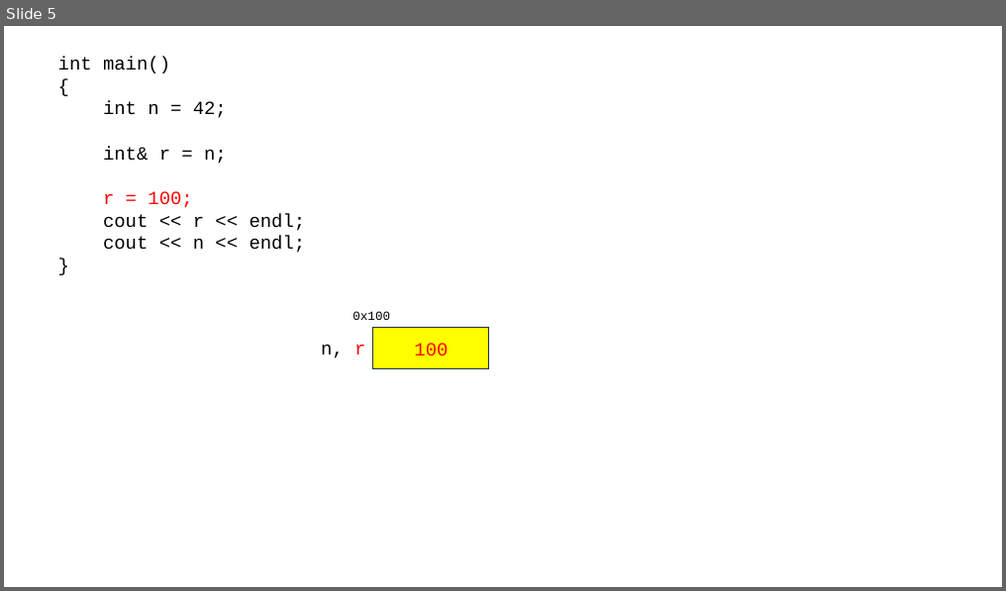
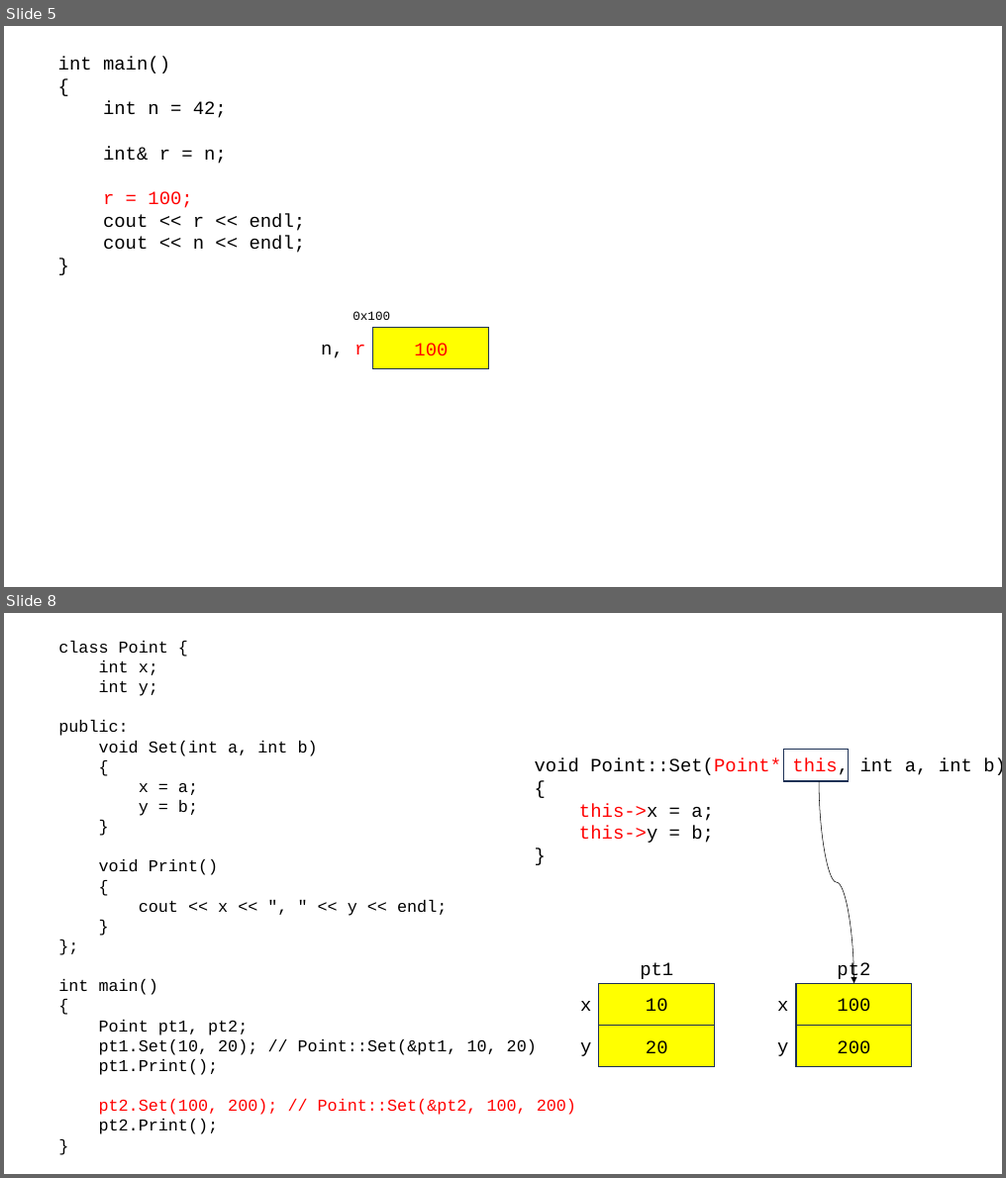
Before and after one commit to loopinf/cpp_230619, a slide deck: 230619.pptx. Shown one above the other, each under a label of ours: slide 5 before the commit, slides 5 and 8 after it; the slides between them are not shown. The pictures are 1006x591 and 1006x1178 pixels, drawn with LibreOffice and Linux fonts; fonts in the diff are those of the drawing. Boxes give left, top, right and bottom in pixels: in the first picture for what was removed or moved away, otherwise in the second. Text is boxed around its words. In the diff, an @@ line names an element or a change of style, - is before the commit and + after.

```diff
--- a/230619.pptx
+++ b/230619.pptx
@@ slide 8 added at bbox=[4, 613, 1002, 1174], background #FFFFFF @@
@@ text added at bbox=[58, 641, 576, 1135], 16 pt, text #000000 @@
+class Point {
+int x;
+int y;
+public:
+void Set(int a, int b)
+{
+x = a;
+y = b;
+}
+void Print()
+{
+cout << x << ", " << y << endl;
+}
+};
+int main()
+{
+Point pt1, pt2;
+pt1.Set(10, 20); // Point::Set(&pt1, 10, 20)
+pt1.Print();
+pt2.Set(100, 200); // Point::Set(&pt2, 100, 200)
+pt2.Print();
+}
@@ text added at bbox=[535, 759, 1002, 843], 18 pt, text #000000 @@
+void Point::Set(Point* this, int a, int b)
+{
+this->x = a;
+this->y = b;
+}
@@ rectangle added at bbox=[784, 750, 848, 781], outline #1E3256 1 pt @@
@@ curved arrow added from (819, 781) to (854, 983), #000000 0.5 pt @@
@@ text added at bbox=[640, 962, 673, 979], 18 pt, text #000000 @@
+pt1
@@ text added at bbox=[837, 962, 870, 981], 18 pt, text #000000 @@
+pt2
@@ rectangle added at bbox=[599, 983, 715, 1026], fill #FFFF00, outline #1E3256 1 pt, 18 pt, text #000000 @@
+10
@@ rectangle added at bbox=[796, 983, 912, 1026], fill #FFFF00, outline #1E3256 1 pt, 18 pt, text #000000 @@
+100
@@ text added at bbox=[580, 1001, 591, 1011], 18 pt, text #000000 @@
+x
@@ rectangle added at bbox=[599, 1026, 715, 1067], fill #FFFF00, outline #1E3256 1 pt, 18 pt, text #000000 @@
+20
@@ text added at bbox=[777, 1001, 788, 1011], 18 pt, text #000000 @@
+x
@@ rectangle added at bbox=[796, 1026, 912, 1067], fill #FFFF00, outline #1E3256 1 pt, 18 pt, text #000000 @@
+200
@@ text added at bbox=[580, 1043, 591, 1057], 18 pt, text #000000 @@
+y
@@ text added at bbox=[777, 1043, 788, 1057], 18 pt, text #000000 @@
+y
```
Also in this commit, not shown: 2 other slides added, 1 other file.
